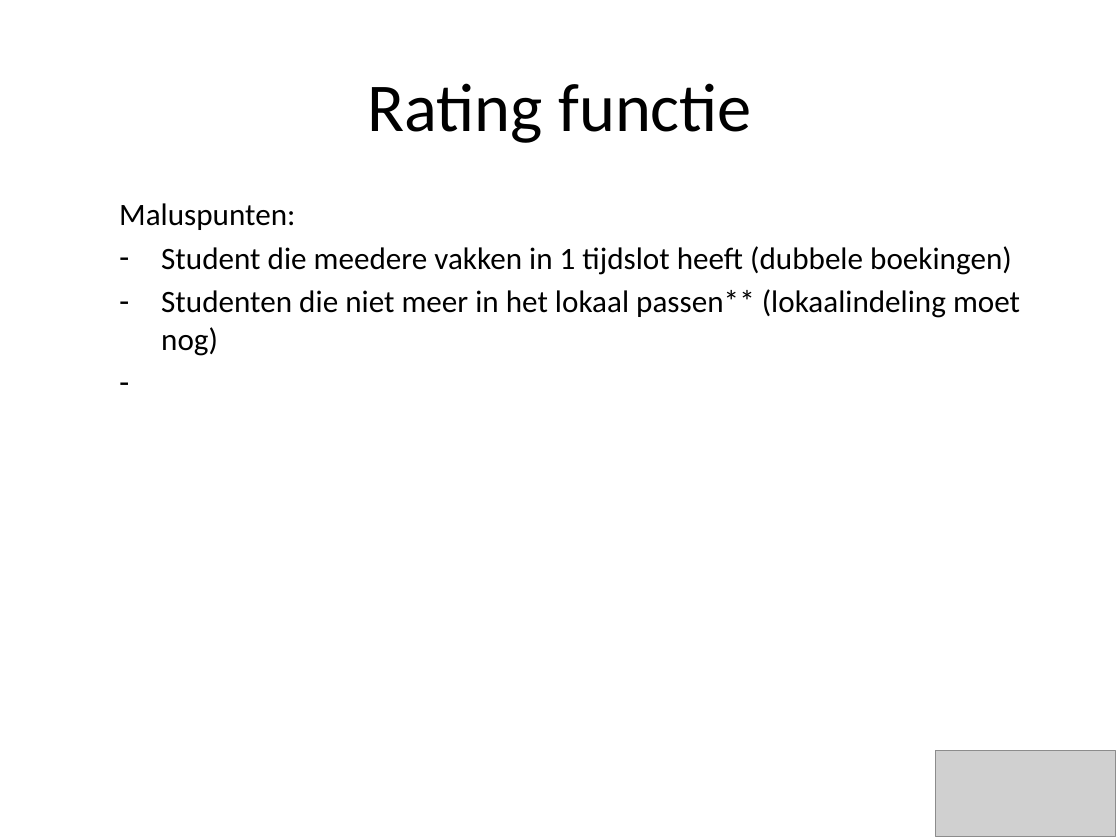
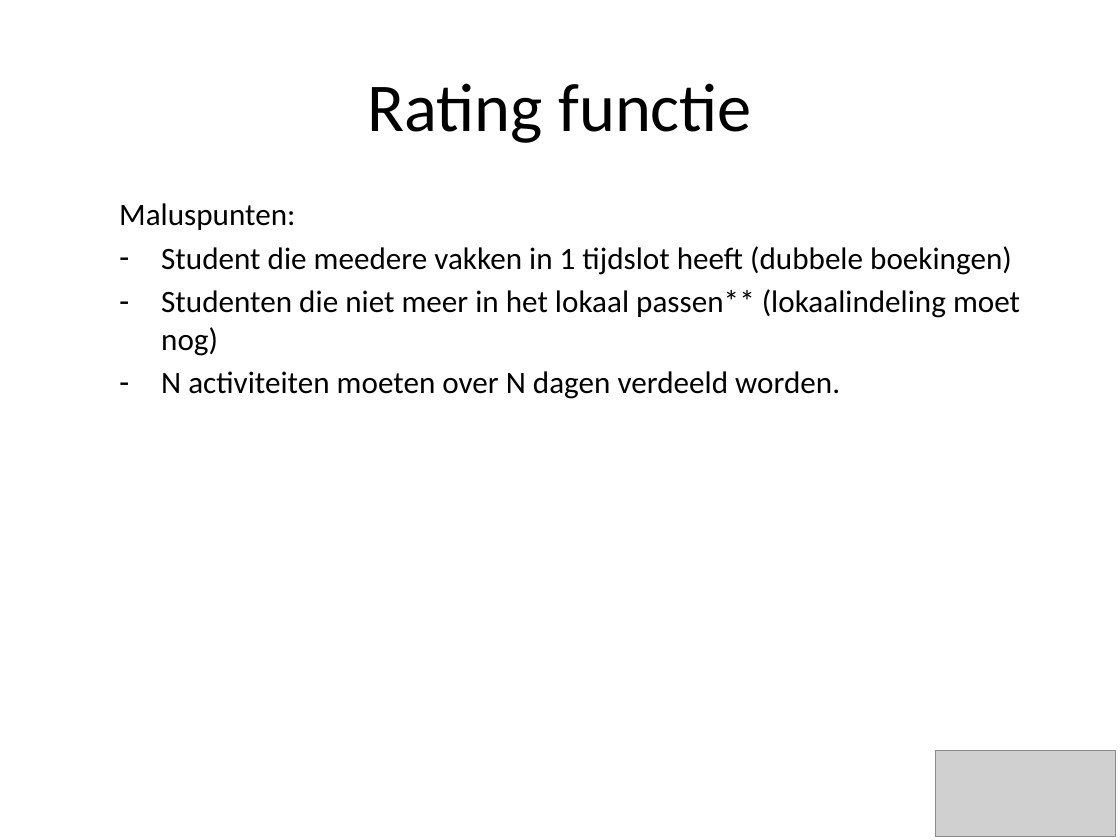
Before and after one commit to Yamievw/class95, a slide deck: slide 6 of Lesroosters2.pptx (slide 7 before the commit). Drawn at 1120x840 pixels with LibreOffice and Linux fonts; fonts in the diff are those of the drawing; grey boxes stand for pictures; background and template pictures are left out. Boxes give left, top, right and bottom in pixels: in the first picture for what was removed or moved away, otherwise in the second. Text is boxed around its words. In the diff, an @@ line names an element or a change of style, - is before the commit and + after.

Commit message:
Rob's update ppt

```diff
--- a/Lesroosters2.pptx
+++ b/Lesroosters2.pptx
@@ text at (x1=161, y1=371, x2=840, y2=399): paragraph added @@
+– N activiteiten moeten over N dagen verdeeld worden.
```
Also in this commit, not shown: 2 other slides changed, 2 slides added.
